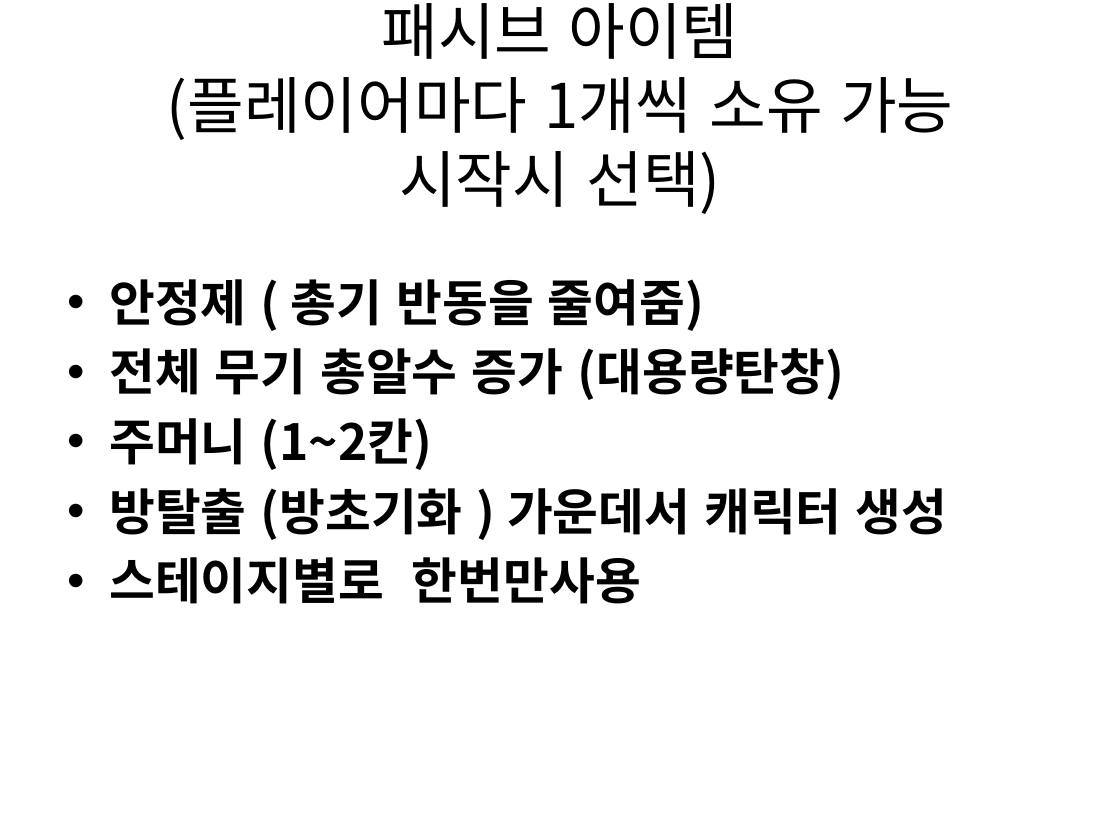
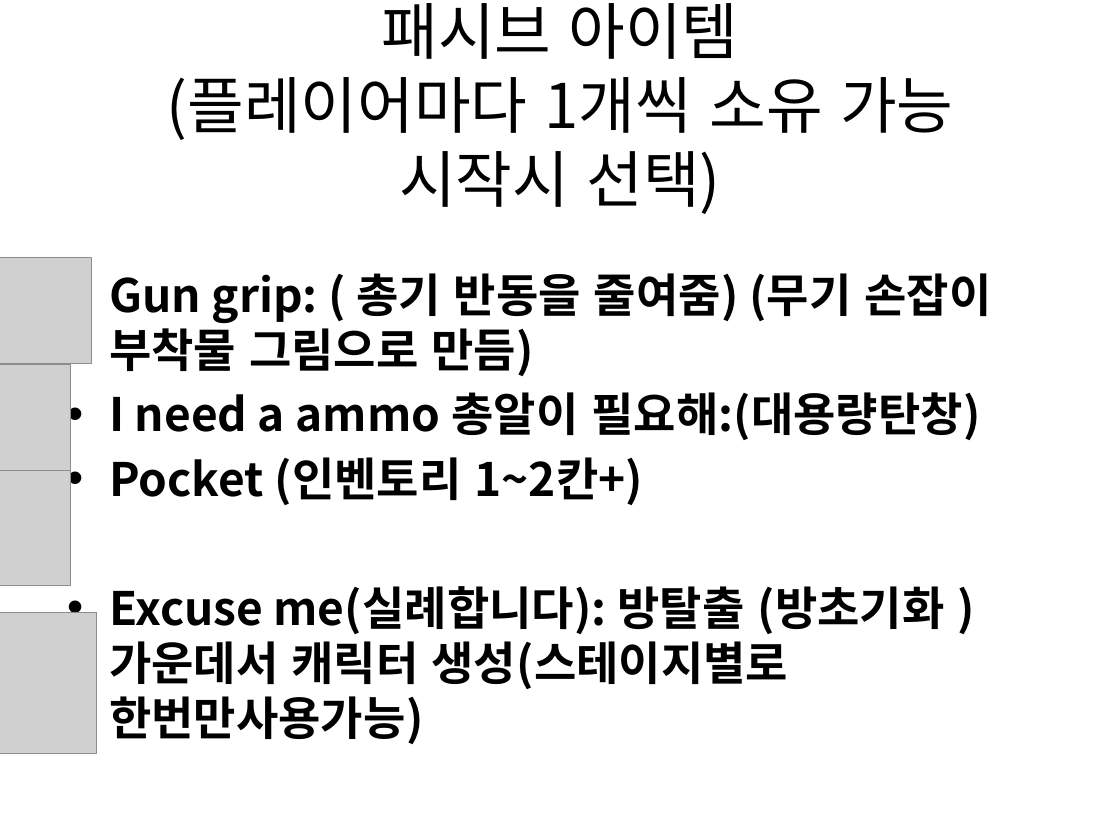
Before and after one commit to gkdlgndpdu/EscapeJail, a slide deck: slide 49 of EscapeJail/Assets/기획/스테이지1기획.pptx. Drawn at 1120x840 pixels with LibreOffice and Linux fonts; fonts in the diff are those of the drawing; grey boxes stand for pictures. Boxes give left, top, right and bottom in pixels: in the first picture for what was removed or moved away, otherwise in the second. Text is boxed around its words. In the diff, an @@ line names an element or a change of style, - is before the commit and + after.

Commit message:
패시브 스킬 ui추가 및 패시브 스킬명 및 설명 ppt에 추가, x표시 ui추가(xsign), 캐릭터 선택 화면에서 쓸 손가락 모양 ui추가(selecthand)

```diff
--- a/EscapeJail/Assets/기획/스테이지1기획.pptx
+++ b/EscapeJail/Assets/기획/스테이지1기획.pptx
@@ picture added at <box>0,258,91,363</box> @@
@@ text at <box>109,273,991,744</box>: text changed; size 32 to 29.6 pt @@
-• 안정제 ( 총기 반동을 줄여줌)
-• 전체 무기 총알수 증가 (대용량탄창)
-• 주머니 (1~2칸)
-• 방탈출 (방초기화 ) 가운데서 캐릭터 생성
-• 스테이지별로 한번만사용
+• Gun grip: ( 총기 반동을 줄여줌) (무기 손잡이 부착물 그림으로 만듬)
+• I need a ammo 총알이 필요해:(대용량탄창)
+• Pocket (인벤토리 1~2칸+)
+• Excuse me(실례합니다): 방탈출 (방초기화 ) 가운데서 캐릭터 생성(스테이지별로 한번만사용가능)
@@ picture added at <box>0,365,71,470</box> @@
@@ picture added at <box>0,470,71,586</box> @@
@@ picture added at <box>0,613,96,754</box> @@
```
Also in this commit, not shown: 2 other slides changed, 24 other files.
